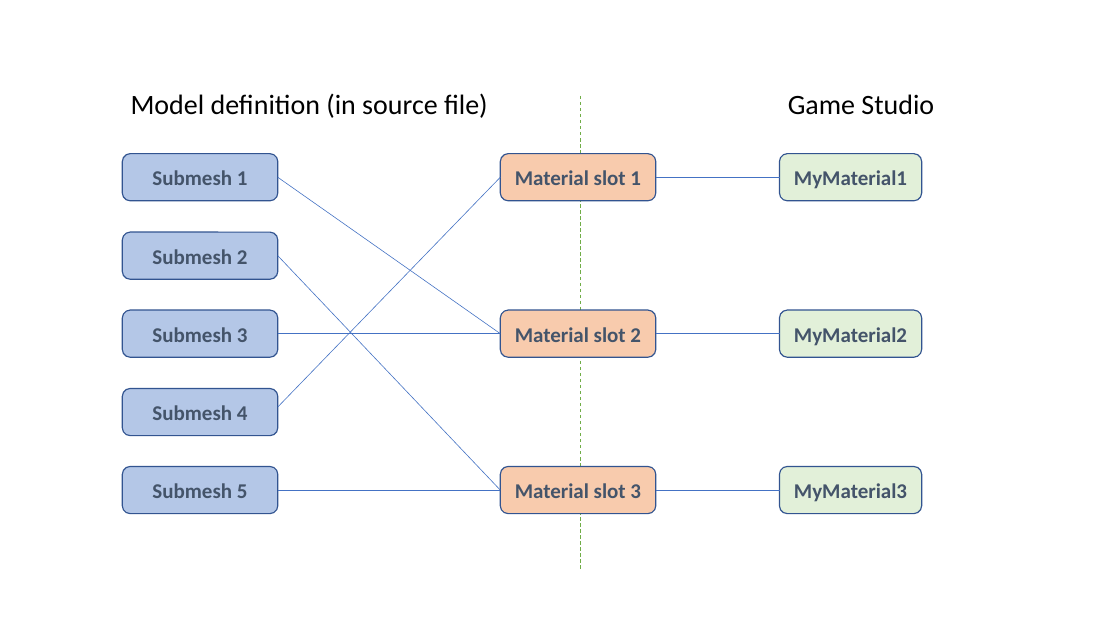
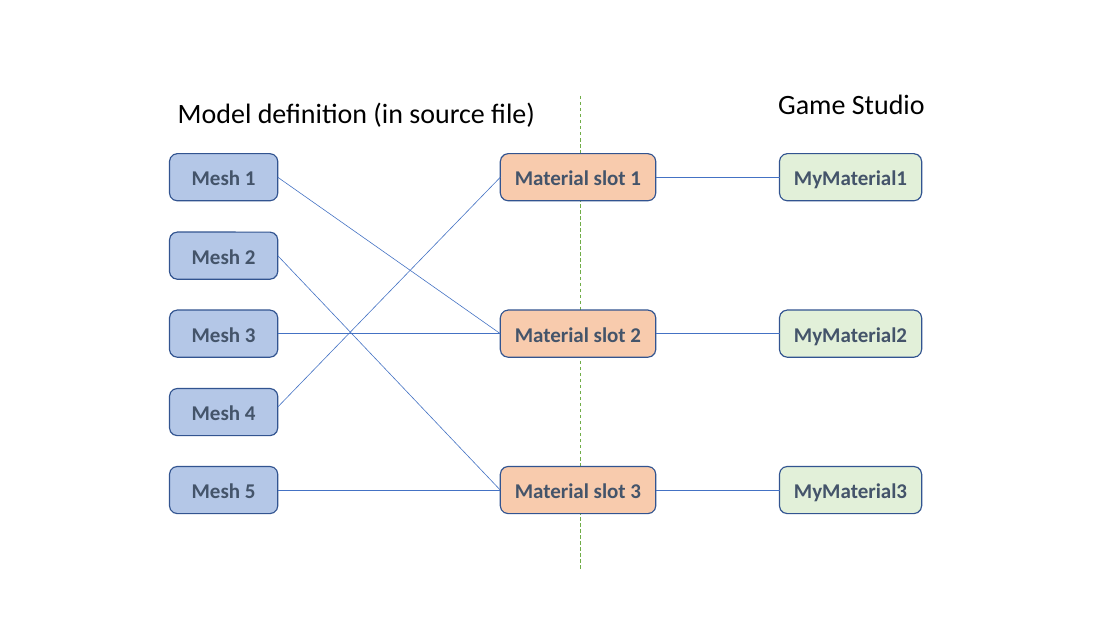
Before and after one commit to corefan/xenko-docs, a slide deck: slide 1 of en/manual/graphics/materials/media/material slots.pptx (slide 2 before the commit). Drawn at 1120x630 pixels with LibreOffice and Linux fonts; fonts in the diff are those of the drawing. Boxes give left, top, right and bottom in pixels: in the first picture for what was removed or moved away, otherwise in the second. Text is boxed around its words. In the diff, an @@ line names an element or a change of style, - is before the commit and + after.

Commit message:
[Materials] Rename submeshes to meshes, update images

```diff
--- a/en/manual/graphics/materials/media/material slots.pptx
+++ b/en/manual/graphics/materials/media/material slots.pptx
@@ text "Game Studio": place and size @@
-text "Game Studio" at (788,94,934,115)
+text "Game Studio" at (778,94,925,115)
@@ text "Model definition (in source file)": place and size @@
-text "Model definition (in source file)" at (131,93,488,118)
+text "Model definition (in source file)" at (178,102,535,127)
@@ rounded rectangle "Mesh 1": place and size @@
-rounded rectangle "Mesh 1" at (123,154,278,201)
+rounded rectangle "Mesh 1" at (170,154,278,201)
@@ text in rounded rectangle at (192,170,256,185): text changed @@
-Submesh 1
+Mesh 1
@@ rounded rectangle "Mesh 2": place and size @@
-rounded rectangle "Mesh 2" at (123,232,278,279)
+rounded rectangle "Mesh 2" at (170,232,278,279)
@@ text in rounded rectangle at (192,249,256,264): text changed @@
-Submesh 2
+Mesh 2
@@ rounded rectangle "Mesh 3": place and size @@
-rounded rectangle "Mesh 3" at (123,310,278,357)
+rounded rectangle "Mesh 3" at (170,310,278,357)
@@ text in rounded rectangle at (192,327,256,342): text changed @@
-Submesh 3
+Mesh 3
@@ rounded rectangle "Mesh 4": place and size @@
-rounded rectangle "Mesh 4" at (123,389,278,436)
+rounded rectangle "Mesh 4" at (170,389,278,436)
@@ text in rounded rectangle at (192,405,256,420): text changed @@
-Submesh 4
+Mesh 4
@@ rounded rectangle "Mesh 5": place and size @@
-rounded rectangle "Mesh 5" at (123,466,278,513)
+rounded rectangle "Mesh 5" at (170,466,278,513)
@@ text in rounded rectangle at (192,483,256,498): text changed @@
-Submesh 5
+Mesh 5
```
Also in this commit, not shown: 1 other slide changed, 2 slides removed, 4 other files.
